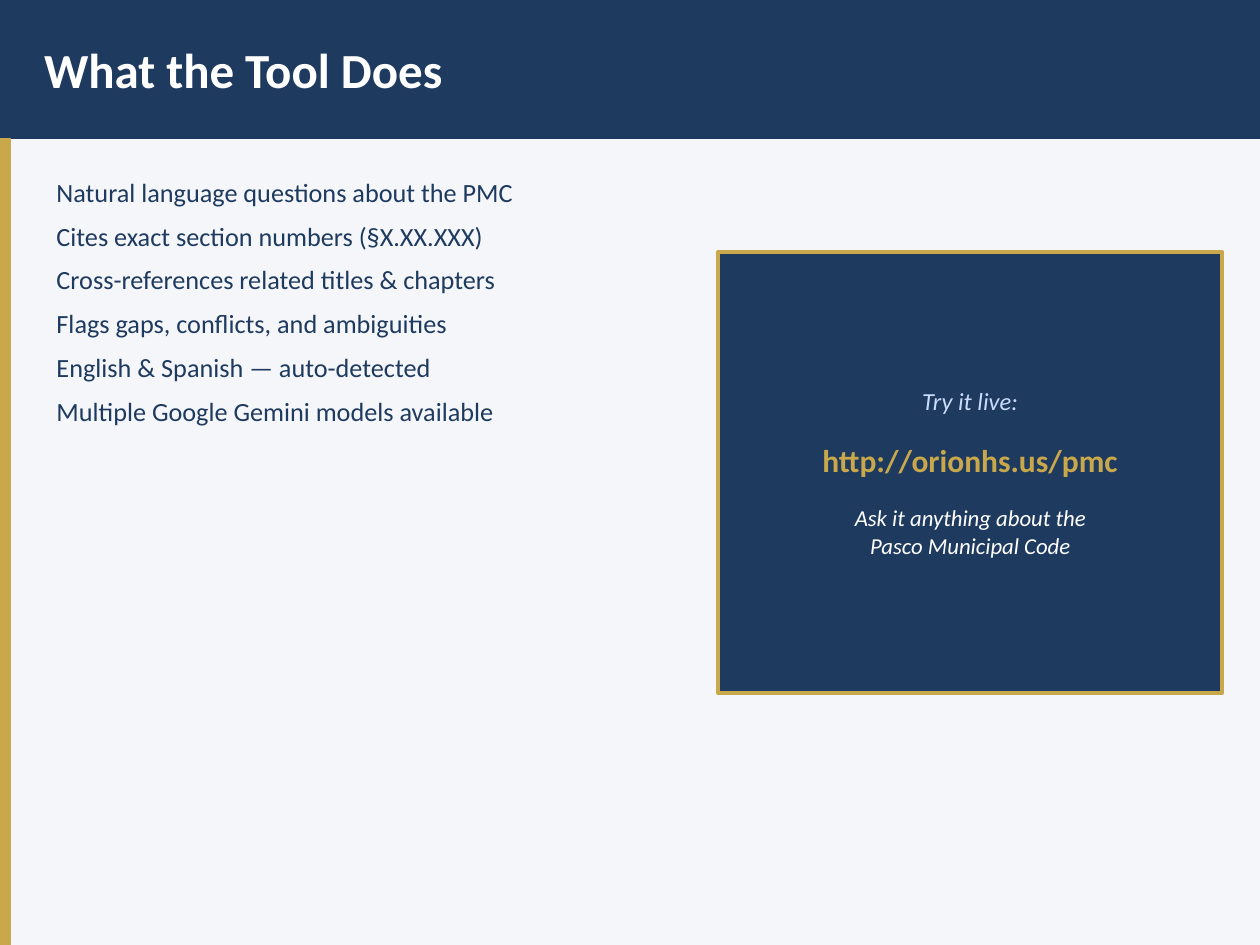
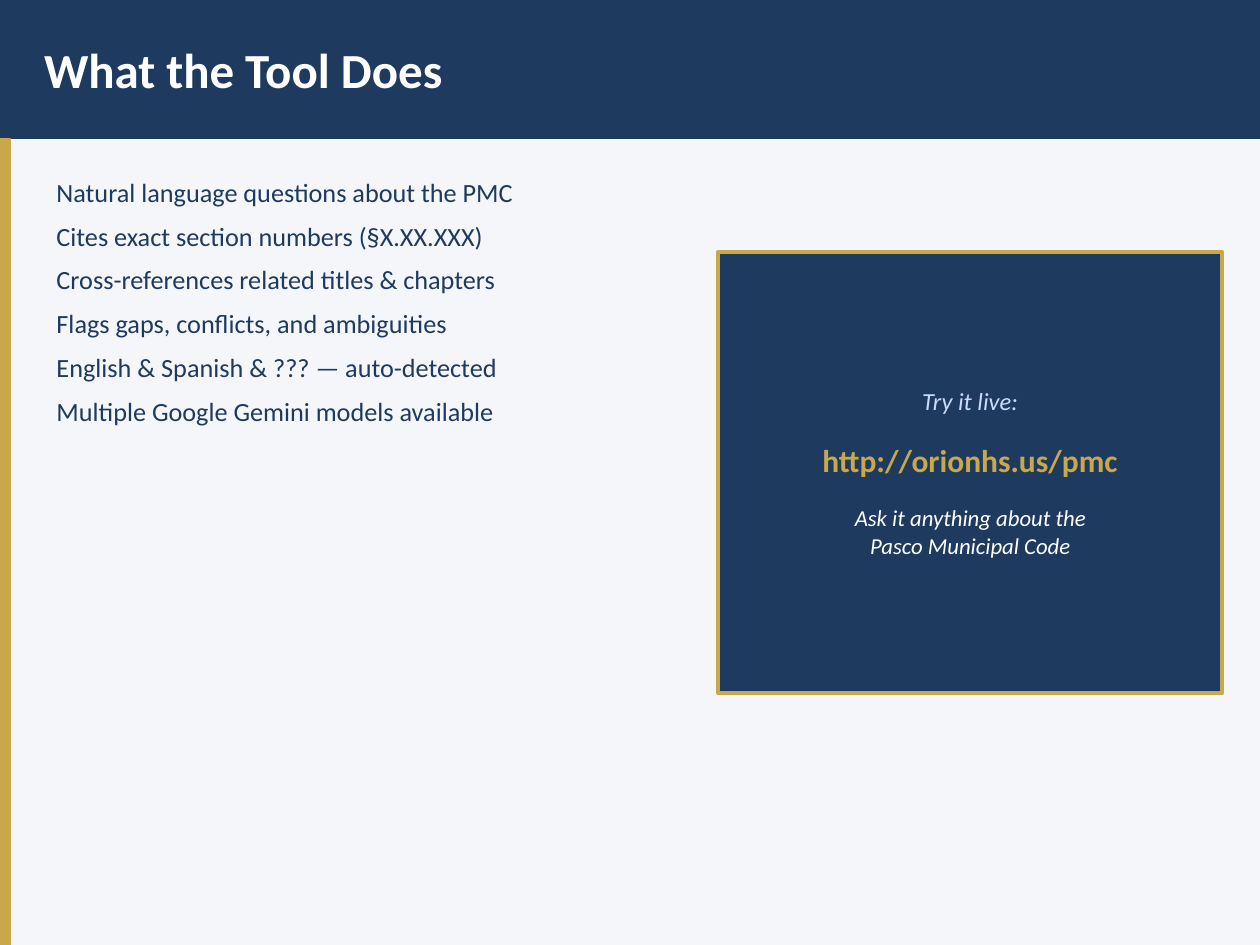
Before and after one commit to jweisenfeld/AI, a slide deck: slide 3 of pmc1/PMC-AI-Technical-Overview.pptx. Drawn at 1260x945 pixels with LibreOffice and Linux fonts; fonts in the diff are those of the drawing. Boxes give left, top, right and bottom in pixels: in the first picture for what was removed or moved away, otherwise in the second. Text is boxed around its words. In the diff, an @@ line names an element or a change of style, - is before the commit and + after.

```diff
--- a/pmc1/PMC-AI-Technical-Overview.pptx
+++ b/pmc1/PMC-AI-Technical-Overview.pptx
@@ text at (x1=56, y1=358, x2=496, y2=382): text changed @@
-English & Spanish — auto-detected
+English & Spanish & ??? — auto-detected
```
Also in this commit, not shown: 2 other slides changed.
